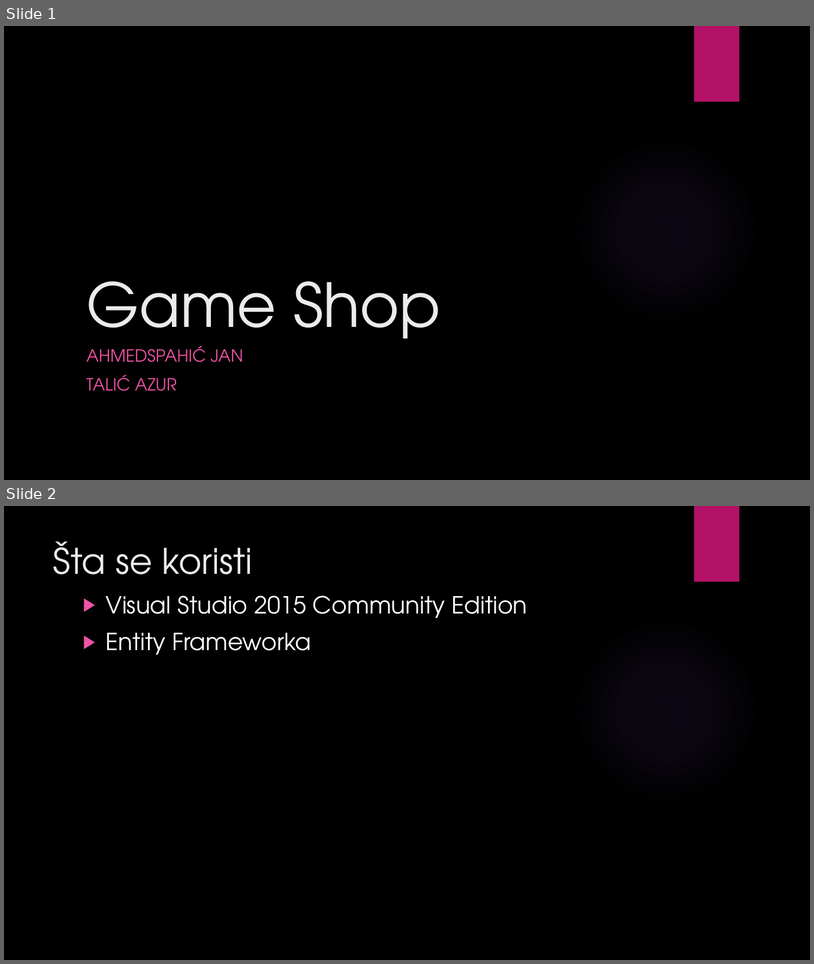
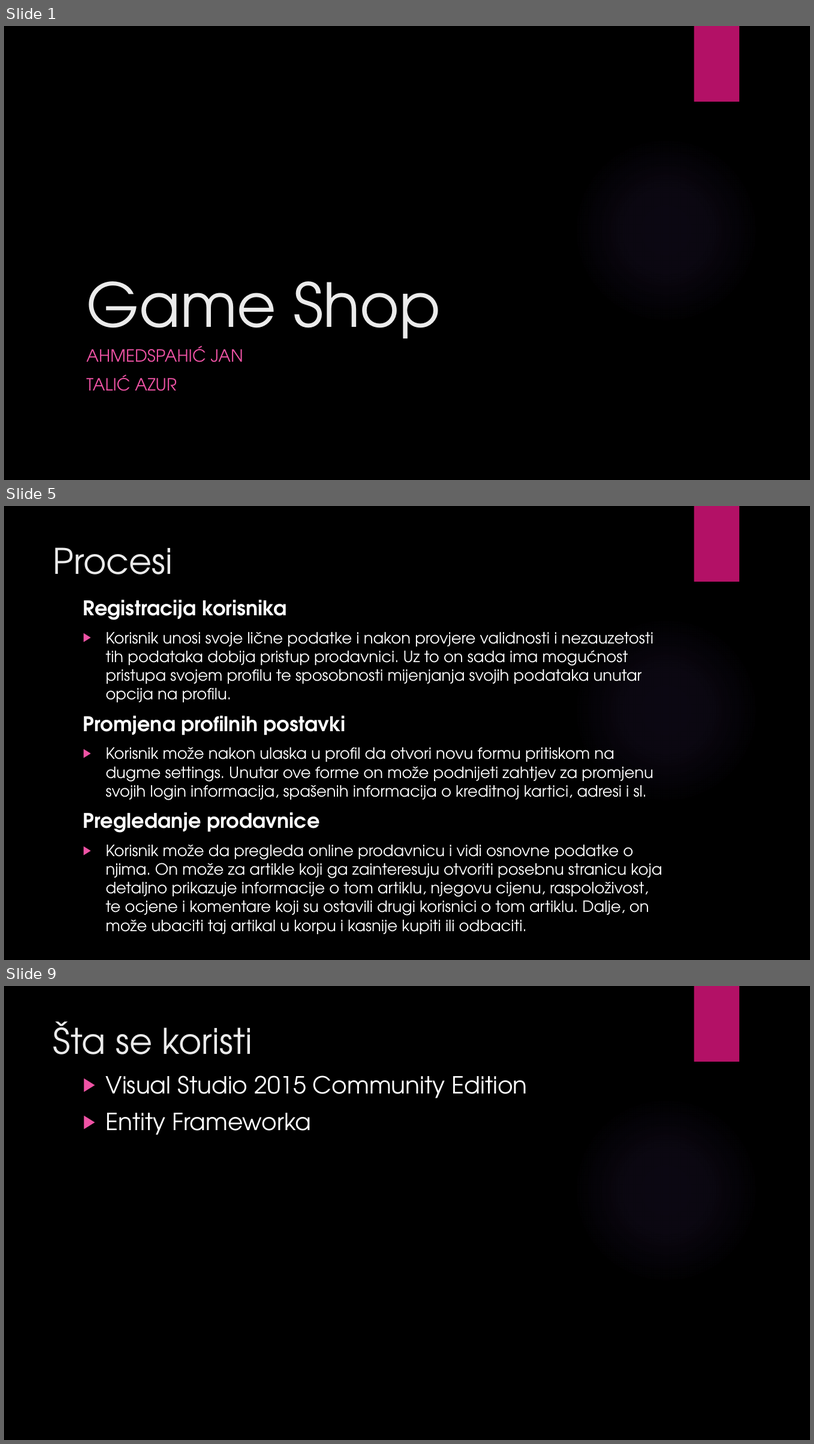
Before and after one commit to ooad-2016-2017/Tim19-PraiseTheSun, a slide deck: Game_Shop.pptx. Shown one above the other, each under a label of ours: slides 1 and 2 before the commit, slides 1, 5 and 9 after it; the slides between them are not shown. The pictures are 814x964 and 814x1444 pixels, drawn with LibreOffice and Linux fonts; fonts in the diff are those of the drawing; background and template pictures are left out. Boxes give left, top, right and bottom in pixels: in the first picture for what was removed or moved away, otherwise in the second. Text is boxed around its words. In the diff, an @@ line names an element or a change of style, - is before the commit and + after.

```diff
--- a/Game_Shop.pptx
+++ b/Game_Shop.pptx
@@ slide 5 added at [4, 506, 810, 960], background picture (left out); not listed: 2 template elements that a slide beside it also shows @@
@@ title added at [53, 547, 173, 574], 42 pt, text #EBEBEB @@
+Procesi
@@ text added at [83, 600, 662, 934], 18.5 pt, text #FFFFFF @@
+Registracija korisnika
+▶ Korisnik unosi svoje lične podatke i nakon provjere validnosti i nezauzetosti tih podataka dobija pristup prodavnici. Uz to on sada ima mogućnost pristupa svojem profilu te sposobnosti mijenjanja svojih podataka unutar opcija na profilu.
+Promjena profilnih postavki
+▶ Korisnik može nakon ulaska u profil da otvori novu formu pritiskom na dugme settings. Unutar ove forme on može podnijeti zahtjev za promjenu svojih login informacija, spašenih informacija o kreditnoj kartici, adresi i sl.
+Pregledanje prodavnice
+▶ Korisnik može da pregleda online prodavnicu i vidi osnovne podatke o njima. On može za artikle koji ga zainteresuju otvoriti posebnu stranicu koja detaljno prikazuje informacije o tom artiklu, njegovu cijenu, raspoloživost, te ocjene i komentare koji su ostavili drugi korisnici o tom artiklu. Dalje, on može ubaciti taj artikal u korpu i kasnije kupiti ili odbaciti.
@@ what was slide 2 is now slide 9 @@
```
Also in this commit, not shown: 6 other slides added, 1 slide removed.
